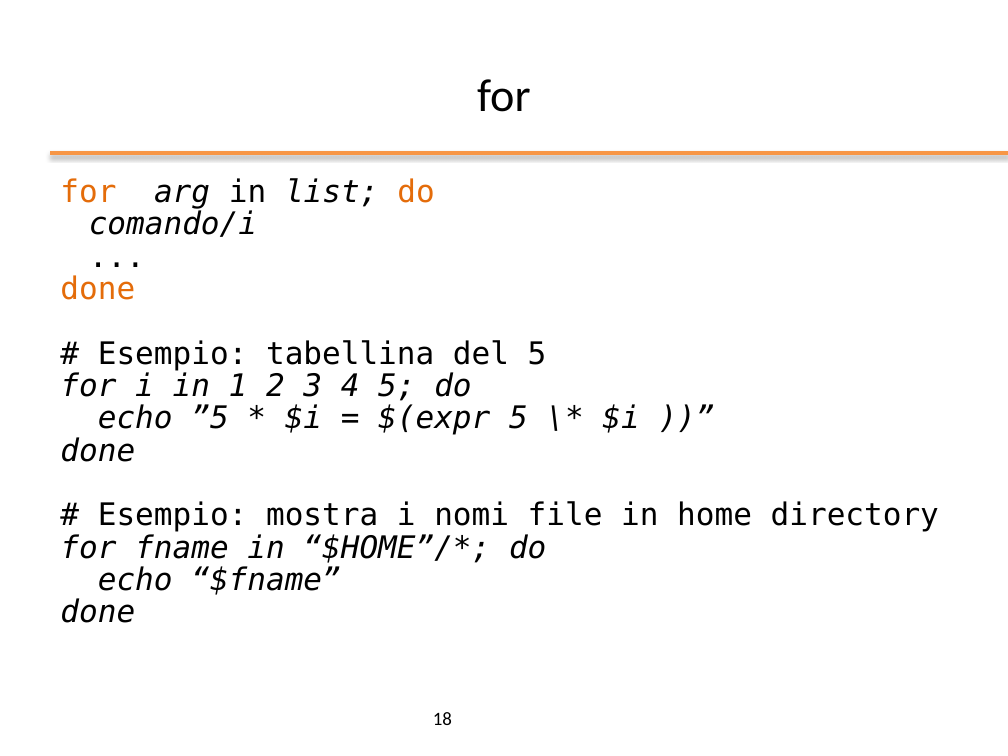
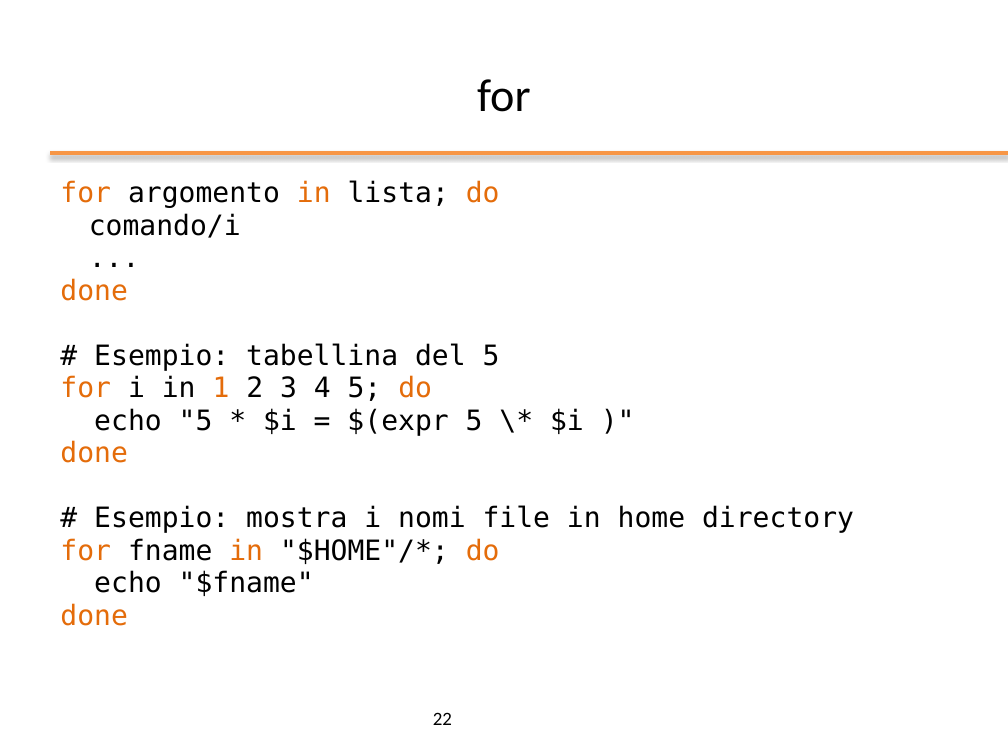
Before and after one commit to nbicocchi/operatingsystemsbsc, a slide deck: slide 22 of slides/ppt/03_Bash Scripting.pptx (slide 18 before the commit). Drawn at 1008x756 pixels with LibreOffice and Linux fonts; fonts in the diff are those of the drawing; background and template pictures are left out. Boxes give left, top, right and bottom in pixels: in the first picture for what was removed or moved away, otherwise in the second. Text is boxed around its words. In the diff, an @@ line names an element or a change of style, - is before the commit and + after.

```diff
--- a/slides/ppt/03_Bash Scripting.pptx
+++ b/slides/ppt/03_Bash Scripting.pptx
@@ text at [60,180,500,208]: text changed; size 22.2 to 20 pt; italic off @@
-for arg in list; do
+for argomento in lista; do
@@ text at [60,213,854,626]: size 22.2 to 20 pt in "comando/i", "...", "done", "# Esempio: tabellina del 5" and 4 more places; italic off in "comando/i", "for i in 1 2 3 4 ...", "done", "done"; text colour #000000 to #E46C0A in "for 1 do", "done", "done"; line spacing 0.7 to 0.8 @@
@@ text at [94,408,584,436]: text changed; size 22.2 to 20 pt; italic off @@
-echo ”5 * $i = $(expr 5 \* $i ))”
+echo "5 * $i = $(expr 5 \* $i )"
@@ text at [60,538,500,596]: text changed; size 22.2 to 20 pt; italic off @@
-for fname in “$HOME”/*; do
-echo “$fname”
+for fname in "$HOME"/*; do
+echo "$fname"
@@ page number at [433,712,452,725]: text changed @@
-18
+22
```
Also in this commit, not shown: 14 other slides changed, 7 slides added, 1 slide removed, 2 other files.
